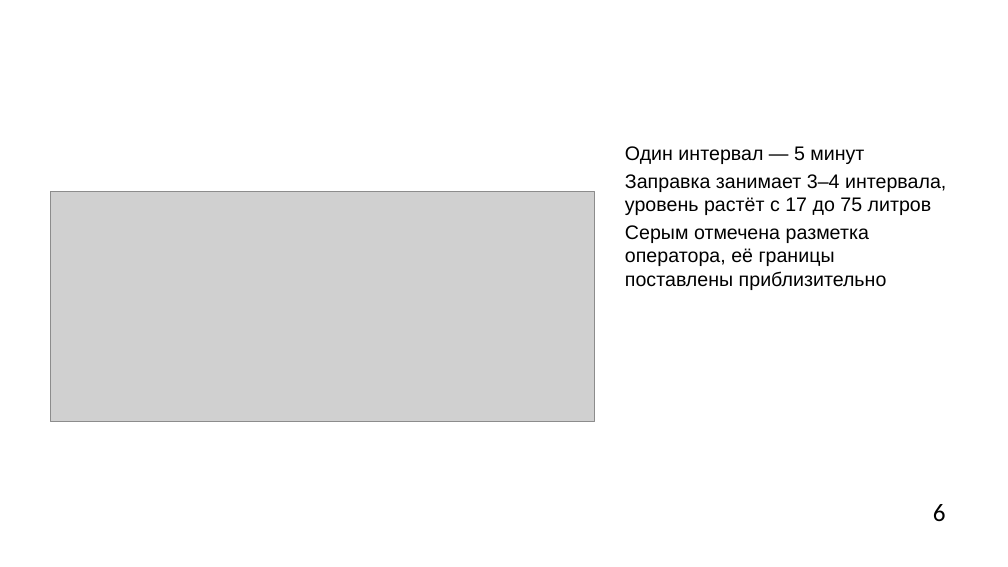
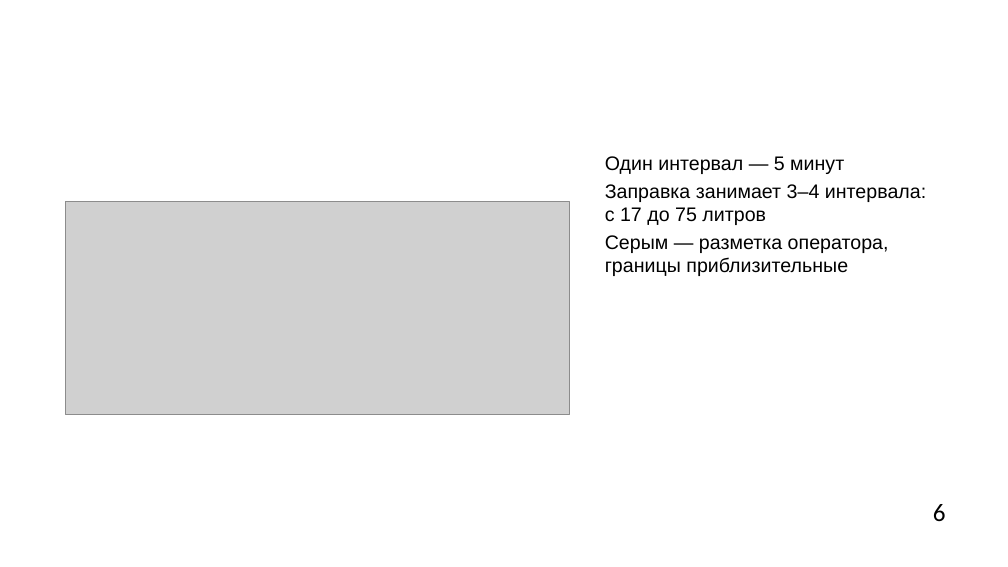
Before and after one commit to hehehelp123/fuel-refuel-lab, a slide deck: slide 6 of Лаба_заправки.pptx. Drawn at 1008x567 pixels with LibreOffice and Linux fonts; fonts in the diff are those of the drawing; grey boxes stand for pictures; background and template pictures are left out. Boxes give left, top, right and bottom in pixels: in the first picture for what was removed or moved away, otherwise in the second. Text is boxed around its words. In the diff, an @@ line names an element or a change of style, - is before the commit and + after.

```diff
--- a/Лаба_заправки.pptx
+++ b/Лаба_заправки.pptx
@@ text "Один интервал — 5 минут": place and size @@
-text "Один интервал — 5 минут" at (625,146,946,290)
+text "Один интервал — 5 минут" at (605,156,926,276)
@@ picture: place and size @@
-picture at (50,192,595,422)
+picture at (66,202,570,415)
@@ text at (605,184,926,276): text changed @@
-Заправка занимает 3–4 интервала, уровень растёт с 17 до 75 литров
-Серым отмечена разметка оператора, её границы поставлены приблизительно
+Заправка занимает 3–4 интервала: с 17 до 75 литров
+Серым — разметка оператора, границы приблизительные
@@ title at (605,184,691,202): text changed @@
-Заправка при работающем двигателе
+Так выглядит заправка
```
Also in this commit, not shown: 14 other slides changed, 1 slide added, 1 slide removed, 6 other files.
